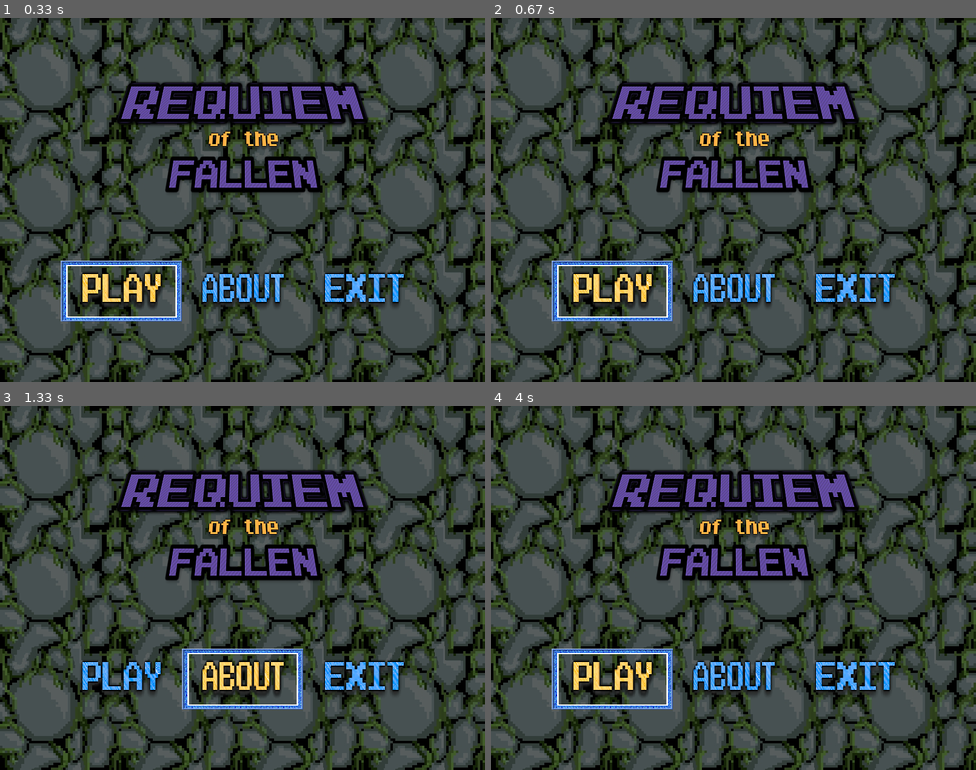
Above: before the commit, frames 1-4 (two rows, left to right).
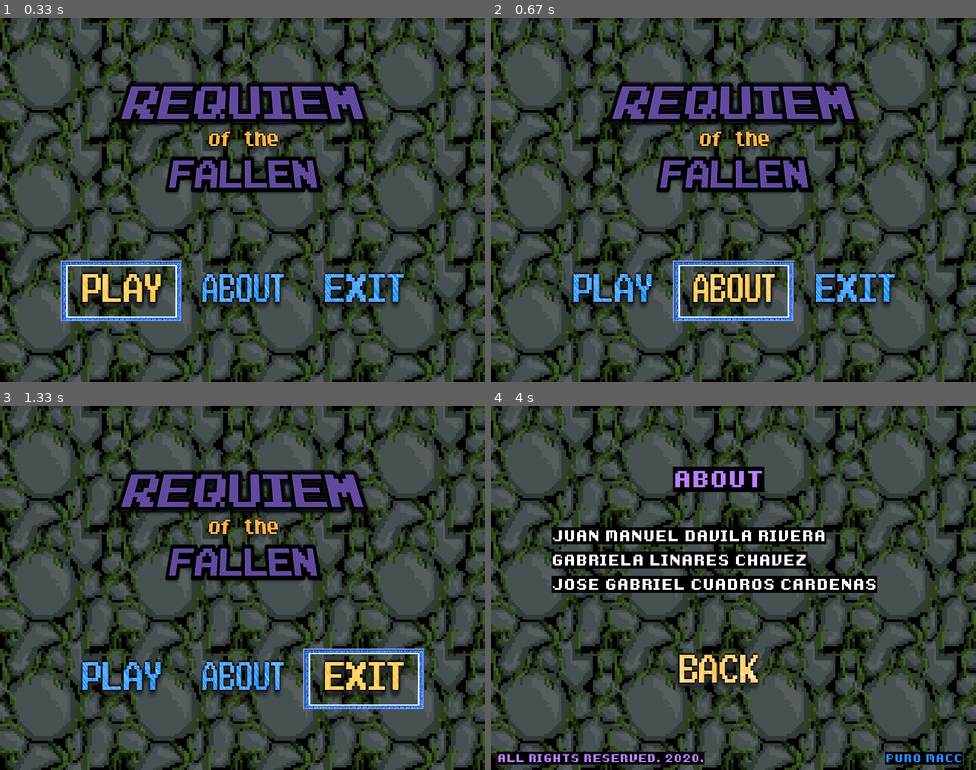
Above: after the commit, the same moments.

Repository: Gabo-TheCreator/MACC_ProyectoProgramacion2020-1
Game: pygame game, started from REQUIEM OF THE FALLEN/main.py
Two runs of this game, one before a commit and one after it. Both use one fixed random seed, a clock stepped at 60 frames per second and the inputs below.
Inputs:
- Up to frame 1 (0.33 s): no input
- Up to frame 2 (0.67 s): hold Enter from 0.33 s (still down); hold Right from 0.33 s (still down)
- Up to frame 3 (1.33 s): release Enter at 0.8 s; release Right at 0.8 s; hold Right from 0.83 s (still down)
- Up to frame 4 (4 s): release Right at 1.38 s; hold Right 1.42-2.05 s; hold Left 2.08-2.75 s; hold Left 2.78-3.47 s; tap Enter at 3.5 s

Frame 1 is identical in both runs. In frame 2, 3.6% of the frame differs, in the area x 12-63%, y 66-84%; in frame 3, 3.6%; in frame 4, 21%, in the area x 1-98%, y 16-99%.

Commit message:
Remove singleton usage
pass the mainManager entity as a parameter when we initialize other Screen classes

Diff:
--- a/REQUIEM OF THE FALLEN/MainManager.py
+++ b/REQUIEM OF THE FALLEN/MainManager.py
@@ -12,17 +12,7 @@
     screenState: Enums.Screens = None
     session: bool = None
 
-    # Configuration for the singleton
-    __instance = None
-
     def __init__(self, width=0, height=0):
-        # Configuration for the singleton
-        if MainManager.__instance != None:
-            print(self.__instance)
-            # raise Exception("This class is a singleton!")
-        else:
-            MainManager.__instance = self
-
         # Initialize the screen
         pygame.init()
         pygame.mixer.init()
@@ -31,12 +21,6 @@
 
         self.screen = pygame.display.set_mode((width, height))
         pygame.display.set_caption(Constants.generalSettings.screenTitle)
-
-    @staticmethod
-    def getInstance():
-        if MainManager.__instance == None:
-            MainManager()
-        return MainManager.__instance
 
     def initMainMenu(self):
         print("set .mainMenu as actual screen")
@@ -77,9 +61,9 @@
                 introduction.loadView()
             elif thisState == screens.about:
                 print("About - load view")
-                about = About(thisWindow)
+                about = About(thisWindow, self)
                 about.loadView()
-                self.initMainMenu()
+                print("Session finished")
             elif thisState == screens.confirmExit:
                 print("Confirm exit - load view")
 
--- a/REQUIEM OF THE FALLEN/MainMenu.py
+++ b/REQUIEM OF THE FALLEN/MainMenu.py
@@ -18,9 +18,7 @@
         # Initialize Screen
         self.screen = screen
         self.reloadViewsForSelectedButtonInIndex(self.buttonsInteractor.buttonIndex, True)
-        if mainManager == None:
-            print("Exit")
-        else:
+        if mainManager != None:
             self.mainManager = mainManager
 
     def loadView(self):
@@ -43,15 +41,11 @@
                     self.reloadViewsForSelectedButtonInIndex(self.buttonsInteractor.buttonIndex, True)
                 elif key == K_RETURN:
                     if self.redirectToScreen(self.buttonsInteractor.buttonIndex):
-                        print("Finishing this session")
                         break
-                    else:
-                        print("Could not finish the session")
 
             pygame.display.update()
 
     def reloadViewsForSelectedButtonInIndex(self, newIndex, withSound):
-
         # Unselected Views
         self.screen.blit(self.common.bg_tit, (0, 0))
         self.screen.blit(self.common.title, ((self.cons.generalSettings.screenWidth / 2) - 216, 100))
@@ -80,15 +74,14 @@
 
     def redirectToScreen(self,screenIndex):
         # -screenIndex: is the index that we should go to based on all the buttons indexes
-
         if screenIndex == 0: #PLAY
-            print("Play")
-            return True
+            #Need to be implemented
+            return False
         elif screenIndex == 1: #ABOUT
             self.mainManager.initAbout()
             return True
         elif  screenIndex == 2: #EXIT
-            print("Exit")
+            self.mainManager.finishGameSession()
             return True
 
         return False
--- a/REQUIEM OF THE FALLEN/about.py
+++ b/REQUIEM OF THE FALLEN/about.py
@@ -12,32 +12,31 @@
     screen: pygame.surface = None
     common = Common
     cons = Constants
+    mainManager = None
 
-    def __init__(self, screen):
+    def __init__(self, screen, mainManager = None):
 
         self.screen = screen
+
+        if mainManager != None:
+            self.mainManager = mainManager
 
     def loadView(self):
         # Initialize
         while True:
             self.screen.blit(self.common.bg_tit, (0, 0))
 
-            drawText(self.screen, "ABOUT", (300, 100), self.cons.colors.lightPurple, self.cons.colors.trasparent, 60, 2,
-                     Enums.TextAnimations.typewriter)
-            drawText(self.screen, "JUAN MANUEL DAVILA RIVERA", (100, 200), self.cons.colors.white,
-                     self.cons.colors.trasparent, 40, 1, Enums.TextAnimations.typewriter)
-            drawText(self.screen, "GABRIELA LINARES CHAVEZ", (100, 240), self.cons.colors.white,
-                     self.cons.colors.trasparent, 40, 1, Enums.TextAnimations.typewriter)
-            drawText(self.screen, "JOSE GABRIEL CUADROS CARDENAS", (100, 280), self.cons.colors.white,
-                     self.cons.colors.trasparent, 40, 1, Enums.TextAnimations.typewriter)
-            drawText(self.screen, "ALL RIGHTS RESERVED. 2020.", (10, 570), self.cons.colors.lightPurple,
-                     self.cons.colors.trasparent, 30, 1, Enums.TextAnimations.none)
-            drawText(self.screen, "PURO MACC", (650, 570), self.cons.colors.cyan, self.cons.colors.trasparent, 30, 1,
-                     Enums.TextAnimations.none)
+            drawText(self.screen, "ABOUT", (300, 100), self.cons.colors.lightPurple, self.cons.colors.trasparent, 60, 2, Enums.TextAnimations.typewriter)
+            drawText(self.screen, "JUAN MANUEL DAVILA RIVERA", (100, 200), self.cons.colors.white, self.cons.colors.trasparent, 40, 1, Enums.TextAnimations.typewriter)
+            drawText(self.screen, "GABRIELA LINARES CHAVEZ", (100, 240), self.cons.colors.white, self.cons.colors.trasparent, 40, 1, Enums.TextAnimations.typewriter)
+            drawText(self.screen, "JOSE GABRIEL CUADROS CARDENAS", (100, 280), self.cons.colors.white, self.cons.colors.trasparent, 40, 1, Enums.TextAnimations.typewriter)
+            drawText(self.screen, "ALL RIGHTS RESERVED. 2020.", (10, 570), self.cons.colors.lightPurple, self.cons.colors.trasparent, 30, 1, Enums.TextAnimations.none)
+            drawText(self.screen, "PURO MACC", (650, 570), self.cons.colors.cyan, self.cons.colors.trasparent, 30, 1, Enums.TextAnimations.none)
             self.screen.blit(Common.BACK_s, (300, 400))
             pygame.display.update()
 
-            pygame.event.clear() #Clear all the queued elements that were loaded in the mean while the text was getting drawed
+            # Clear all the queued elements that were loaded in the mean while the text was getting drawed
+            pygame.event.clear()
 
             event = pygame.event.wait()
             if event.type == KEYDOWN:
@@ -45,9 +44,13 @@
                 if key == K_RETURN:
                     self.screen.blit(Common.BACK_n, (300, 400))
                     Common.exit_sfx.play()
-                    break
-
-
+                    if self.redirectToScreen(0):
+                        break
 
     def loadData(self):
         print("loadData")
+
+    def redirectToScreen(self, screenIndex):
+        if screenIndex == 0: #Exit ~> go mainMenu
+            self.mainManager.initMainMenu()
+            return True
